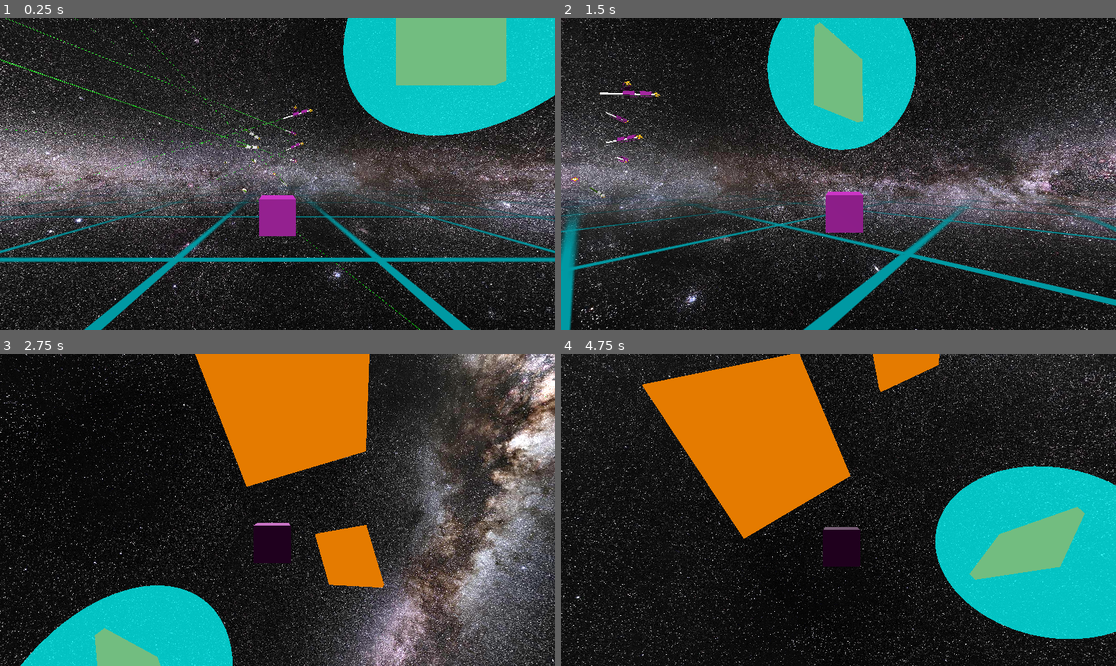
Above: before the commit, frames 1-4 (two rows, left to right).
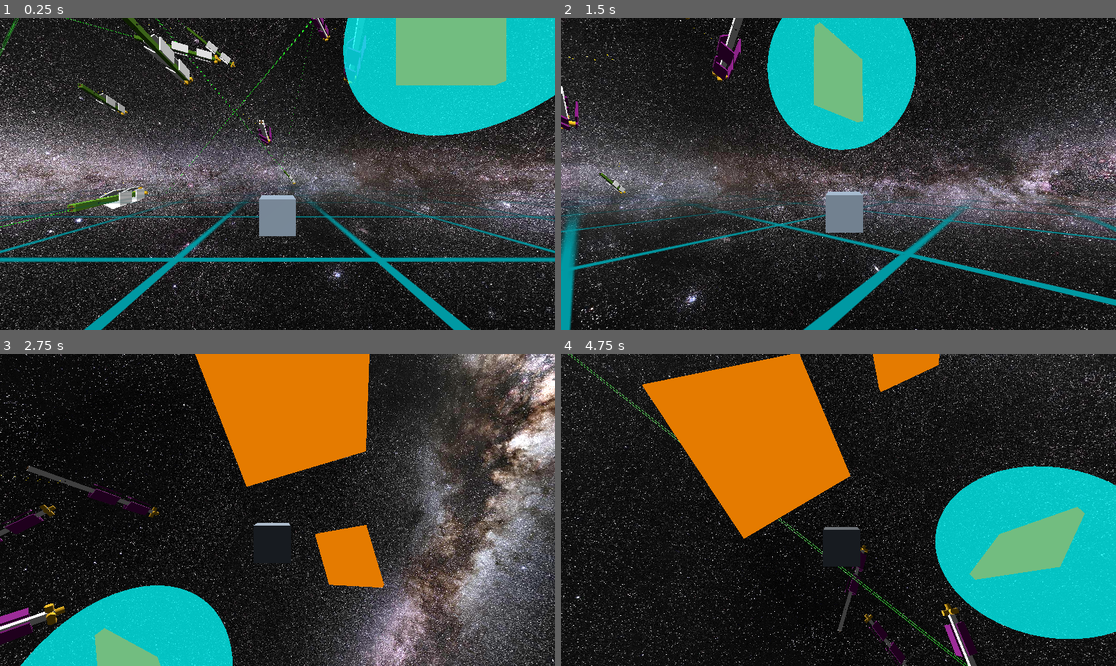
Above: after the commit, the same moments.

Repository: david-andrew/Aberration
Game: Godot game, scene res://world.tscn
Same seed, same stepped clock (60 frames per second), same inputs: the game is played once before the commit and once after it.
Inputs:
- Up to frame 1 (0.25 s): no input
- Up to frame 2 (1.5 s): hold Right (right) 0.53-1.28 s; hold A (a) 0.53-1.28 s; tap D (d) at 0.8, 1.35 s; hold Down (down) from 1.28 s (still down)
- Up to frame 3 (2.75 s): tap E (e) at 1.55 s; release Down (down) at 2.03 s; hold Right (right) from 2.03 s (still down); hold E (e) from 2.03 s (still down); tap Q (q) at 2.3 s
- Up to frame 4 (4.75 s): release Right (right) at 2.78 s; release E (e) at 2.78 s; hold Up (up) 2.78-3.53 s; tap Q (q) at 2.85 s; tap S (s) at 3.05 s; hold S (s) 3.53-4.28 s; hold Left (left) from 3.53 s (still down); tap W (w) at 3.8, 4.35 s; tap A (a) at 4.55 s

The runs differ from the first frame. In frame 1, 3.4% of the frame differs, in the area x 0-76%, y 0-100%; in frame 2, 2.0%; in frame 3, 2.1%; in frame 4, 1.8%.

Commit message:
made it so turrets can target all enemy units

Diff:
--- a/TeamID.gd
+++ b/TeamID.gd
@@ -45,3 +45,17 @@
 			health = sibling.find_child('Health')
 			if health:
 				health.initial_color = mat.albedo_color
+
+func get_all_enemy_units() -> Array[RigidBody3D]:
+	var enemies: Array[RigidBody3D] = []
+	var children = GameMaster.current_scene.get_children()
+	for child in children:
+		if not is_instance_valid(child) or not (child is ShipCore or child.name=='Player'):
+			continue
+		var teamid = child.find_child('TeamID')
+		if not teamid or not teamid is TeamID:
+			continue
+		if teamid.team != team:
+			enemies.append(child)
+
+	return enemies
--- a/scenes/large_ship.tscn
+++ b/scenes/large_ship.tscn
@@ -32,7 +32,7 @@
 mesh = SubResource("BoxMesh_72ita")
 
 [node name="Health" parent="." instance=ExtResource("2_q7qwa")]
-MAX_HEALTH = 200
+MAX_HEALTH = 2000
 
 [node name="ArmorModule" parent="." instance=ExtResource("3_xr7yb")]
 max_contacts_reported = 10
@@ -90,28 +90,18 @@
 
 [node name="LaserModule" parent="." instance=ExtResource("5_4k6wk")]
 transform = Transform3D(1, 0, 0, 0, 1, 0, 0, 0, 1, 0, 0, 50)
-max_contacts_reported = 10
-contact_monitor = true
 
 [node name="LaserModule2" parent="." instance=ExtResource("5_4k6wk")]
 transform = Transform3D(1, 0, 0, 0, 1, 0, 0, 0, 1, -1, 0, 50)
-max_contacts_reported = 10
-contact_monitor = true
 
 [node name="LaserModule3" parent="." instance=ExtResource("5_4k6wk")]
 transform = Transform3D(1, 0, 0, 0, 1, 0, 0, 0, 1, 1, 0, 50)
-max_contacts_reported = 10
-contact_monitor = true
 
 [node name="LaserModule4" parent="." instance=ExtResource("5_4k6wk")]
 transform = Transform3D(1, 0, 0, 0, 1, 0, 0, 0, 1, 0, 1, 50)
-max_contacts_reported = 10
-contact_monitor = true
 
 [node name="LaserModule5" parent="." instance=ExtResource("5_4k6wk")]
 transform = Transform3D(1, 0, 0, 0, 1, 0, 0, 0, 1, 0, -1, 50)
-max_contacts_reported = 10
-contact_monitor = true
 
 [node name="CannonModule" parent="." instance=ExtResource("6_yv72x")]
 transform = Transform3D(-4.37114e-08, 0, -1, 0, 1, 0, 1, 0, -4.37114e-08, 2, 0, 29.0368)
--- a/scripts/ShipCore.gd
+++ b/scripts/ShipCore.gd
@@ -2,11 +2,19 @@
 class_name ShipCore
 
 @export var player_controlled: bool = false
+#var teamid: TeamID
+var enemies: Array[RigidBody3D] = []
 
 func _ready():
 	# ensure that the teamID is the first node
-	var teamID = find_child("TeamID")
+	var teamID:TeamID = find_child("TeamID")
 	move_child(teamID, 0)
+
+	# mark targets for all turrets
+	enemies = teamID.get_all_enemy_units()
+	for child in get_children():
+		if is_instance_valid(child) and child is CannonModule:
+			child.set_targets(enemies)
 
 func destroy():
 	# attach any child ShipModules to the root so that they remain present in the game
--- a/scripts/cannon_module.gd
+++ b/scripts/cannon_module.gd
@@ -1,4 +1,5 @@
 extends ShipModule
+class_name CannonModule
 
 var target: RigidBody3D = null
 var possible_targets: Array[RigidBody3D] = []
@@ -14,7 +15,8 @@
 var total_bullets_shot = 0
 
 
-
+const TIME_TO_REEVALUATE_TARGET_MS = 1000 #if the target remains valid the whole time
+var target_selection_time = Time.get_ticks_msec() + int(randf() * TIME_TO_REEVALUATE_TARGET_MS)
 
 
 func _ready():
@@ -37,16 +39,40 @@
 
 
 func set_targets(targets:Array[RigidBody3D]):
-	#TODO: for use by control modules
-	pass
+	possible_targets = targets
 
 func select_best_target():
+	# only select a new target randomly every 10 seconds
+	if is_instance_valid(target) and Time.get_ticks_msec() - target_selection_time < TIME_TO_REEVALUATE_TARGET_MS:
+		return
+
+	target_selection_time = Time.get_ticks_msec()
+
 	if len(possible_targets) == 0:
+		target = null
 		return
-	if not target:
-		target = possible_targets[0]
 
-	#TODO: iterate over targets, select the closest (ensuring that the turret can point at it)
+	var best_target = null
+	var best_score = -999999999
+	for candidate in possible_targets:
+		if not is_instance_valid(candidate):
+			continue
+		var candidate_score = score_target(candidate)
+		if candidate_score > best_score:
+			best_score = candidate_score
+			best_target = candidate
+
+	target = best_target
+
+func score_target(target:RigidBody3D) -> float:
+	var expected_position = HelperFunctions.compute_expected_target_position(global_position, BULLET_INITIAL_SPEED, target.global_position, target.linear_velocity)
+	var local_pos = original_transform * expected_position
+
+	if local_pos.dot(Vector3.FORWARD) < 0.25: #can't even point at this target
+		return 0
+
+	#score is just negative distance, to prioritize closer targets
+	return -expected_position.length_squared()
 
 func try_shoot_at_target():
 	if get_parent() != original_parent:
--- a/world.tscn
+++ b/world.tscn
@@ -51,68 +51,68 @@
 [node name="World" type="Node3D"]
 
 [node name="LargeShip" parent="." instance=ExtResource("1_h85ca")]
-transform = Transform3D(1, 0, 0, 0, 1, 0, 0, 0, 1, -94.1532, 53, -785)
+transform = Transform3D(1, 0, 0, 0, 1, 0, 0, 0, 1, -94.1532, 99.0077, -156)
 
 [node name="TeamID" parent="LargeShip" instance=ExtResource("6_pbg1v")]
 team = 0
 
 [node name="LargeShip5" parent="." instance=ExtResource("1_h85ca")]
-transform = Transform3D(0.965926, 0, 0.258819, 0, 1, 0, -0.258819, 0, 0.965926, -231.153, 53, -896)
+transform = Transform3D(0.965926, 0, 0.258819, 0, 1, 0, -0.258819, 0, 0.965926, -231.153, 99.0077, -267)
 
 [node name="TeamID" parent="LargeShip5" instance=ExtResource("6_pbg1v")]
 team = 0
 
 [node name="LargeShip6" parent="." instance=ExtResource("1_h85ca")]
-transform = Transform3D(0.5, 0, -0.866025, 0, 1, 0, 0.866025, 0, 0.5, -131.153, 122, -896)
+transform = Transform3D(0.5, 0, -0.866025, 0, 1, 0, 0.866025, 0, 0.5, -131.153, 168.008, -267)
 
 [node name="TeamID" parent="LargeShip6" instance=ExtResource("6_pbg1v")]
 team = 0
 
 [node name="LargeShip7" parent="." instance=ExtResource("1_h85ca")]
-transform = Transform3D(0.433013, 0.5, -0.75, -0.25, 0.866025, 0.433013, 0.866025, 0, 0.5, -131.153, 205.677, -1026.91)
+transform = Transform3D(0.433013, 0.5, -0.75, -0.25, 0.866025, 0.433013, 0.866025, 0, 0.5, -131.153, 251.685, -397.906)
 
 [node name="TeamID" parent="LargeShip7" instance=ExtResource("6_pbg1v")]
 team = 0
 
 [node name="LargeShip8" parent="." instance=ExtResource("1_h85ca")]
-transform = Transform3D(0.808013, 0.433013, -0.399519, -0.25, 0.866025, 0.433013, 0.533494, -0.25, 0.808013, 40.8468, -56, -1320.37)
+transform = Transform3D(0.808013, 0.433013, -0.399519, -0.25, 0.866025, 0.433013, 0.533494, -0.25, 0.808013, 40.8468, -9.99228, -691.366)
 
 [node name="TeamID" parent="LargeShip8" instance=ExtResource("6_pbg1v")]
 team = 0
 
 [node name="LargeShip2" parent="." instance=ExtResource("1_h85ca")]
-transform = Transform3D(0.965926, 0, -0.258819, 0, 1, 0, 0.258819, 0, 0.965926, 61.8468, 53, -785)
+transform = Transform3D(0.965926, 0, -0.258819, 0, 1, 0, 0.258819, 0, 0.965926, 61.8468, 99.0077, -156)
 
 [node name="TeamID" parent="LargeShip2" instance=ExtResource("6_pbg1v")]
 
 [node name="LargeShip9" parent="." instance=ExtResource("1_h85ca")]
-transform = Transform3D(0.866026, 0, -0.5, 0, 1, 0, 0.5, 0, 0.866026, 61.8468, 194, -938)
+transform = Transform3D(0.866026, 0, -0.5, 0, 1, 0, 0.5, 0, 0.866026, 61.8468, 240.008, -309)
 
 [node name="TeamID" parent="LargeShip9" instance=ExtResource("6_pbg1v")]
 
 [node name="LargeShip10" parent="." instance=ExtResource("1_h85ca")]
-transform = Transform3D(-0.5, -3.08008e-09, -0.866025, 0.224144, 0.965926, -0.129409, 0.836516, -0.258819, -0.482963, 61.8468, 194, -657)
+transform = Transform3D(-0.5, -3.08008e-09, -0.866025, 0.224144, 0.965926, -0.129409, 0.836516, -0.258819, -0.482963, 61.8468, 240.008, -28)
 
 [node name="TeamID" parent="LargeShip10" instance=ExtResource("6_pbg1v")]
 
 [node name="LargeShip11" parent="." instance=ExtResource("1_h85ca")]
-transform = Transform3D(-0.974444, 0.224144, -0.0147546, 0.224144, 0.965926, -0.129409, -0.0147546, -0.129409, -0.991481, 61.8468, 228, -754)
+transform = Transform3D(-0.974444, 0.224144, -0.0147546, 0.224144, 0.965926, -0.129409, -0.0147546, -0.129409, -0.991481, 61.8468, 274.008, -125)
 
 [node name="TeamID" parent="LargeShip11" instance=ExtResource("6_pbg1v")]
 
 [node name="LargeShip12" parent="." instance=ExtResource("1_h85ca")]
-transform = Transform3D(-0.851271, 0.12941, -0.508519, 0.224144, 0.965926, -0.129409, 0.474444, -0.224144, -0.851271, 61.8468, 101, -754)
+transform = Transform3D(-0.851271, 0.12941, -0.508519, 0.224144, 0.965926, -0.129409, 0.474444, -0.224144, -0.851271, 61.8468, 147.008, -125)
 
 [node name="TeamID" parent="LargeShip12" instance=ExtResource("6_pbg1v")]
 
 [node name="LargeShip3" parent="." instance=ExtResource("1_h85ca")]
-transform = Transform3D(0.965926, 0, 0.258819, 0, 1, 0, -0.258819, 0, 0.965926, -128.153, -64, -785)
+transform = Transform3D(0.965926, 0, 0.258819, 0, 1, 0, -0.258819, 0, 0.965926, -128.153, -17.9923, -156)
 
 [node name="TeamID" parent="LargeShip3" instance=ExtResource("6_pbg1v")]
 team = 0
 
 [node name="LargeShip4" parent="." instance=ExtResource("1_h85ca")]
-transform = Transform3D(1, 0, 0, 0, 1, 0, 0, 0, 1, -14.1532, 0, -849.332)
+transform = Transform3D(1, 0, 0, 0, 1, 0, 0, 0, 1, -14.1532, 46.0077, -220.332)
 
 [node name="TeamID" parent="LargeShip4" instance=ExtResource("6_pbg1v")]
 
@@ -138,6 +138,7 @@
 [node name="Laser" parent="Player" instance=ExtResource("4_c62u1")]
 
 [node name="TeamID" parent="Player" instance=ExtResource("6_pbg1v")]
+team = 2
 
 [node name="DirectionalLight3D" type="DirectionalLight3D" parent="."]
 transform = Transform3D(0.606566, -0.302769, -0.735125, 0.795013, 0.224463, 0.563534, -0.00561274, -0.926254, 0.376857, 0, 1.67446, 0)
